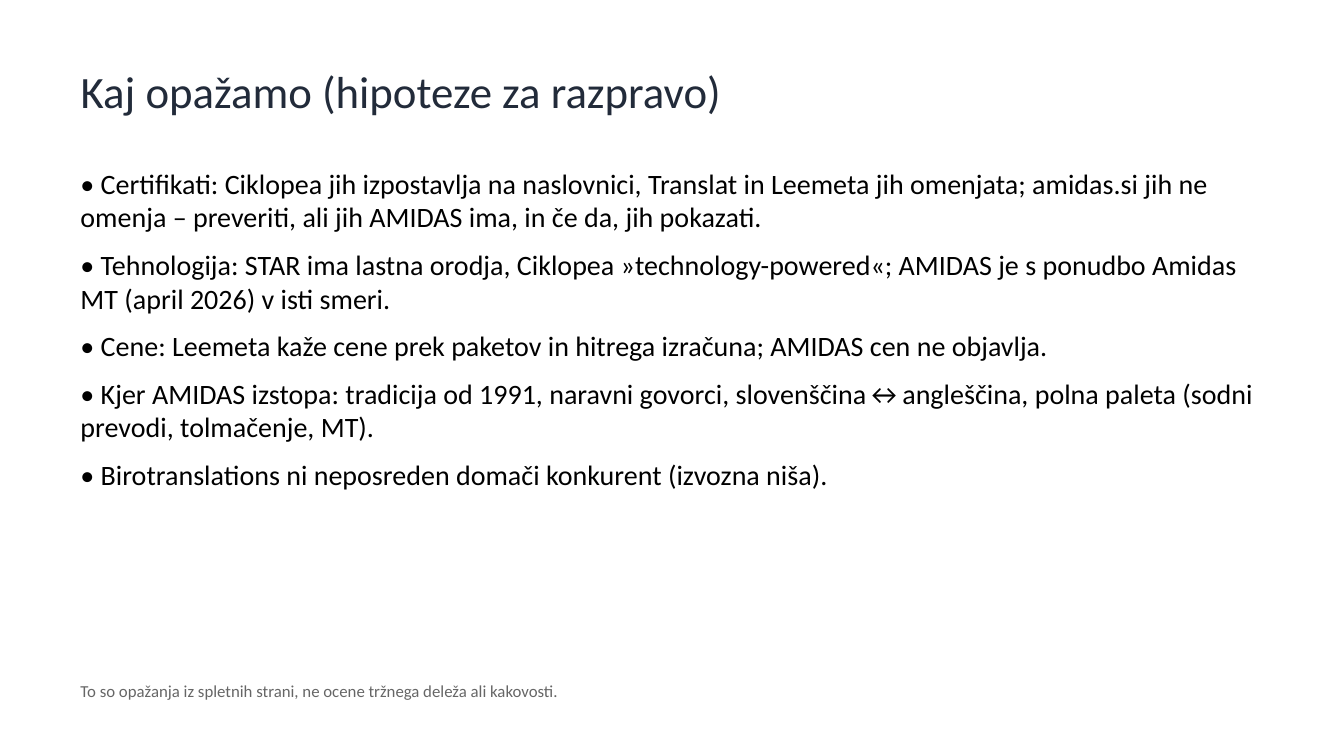
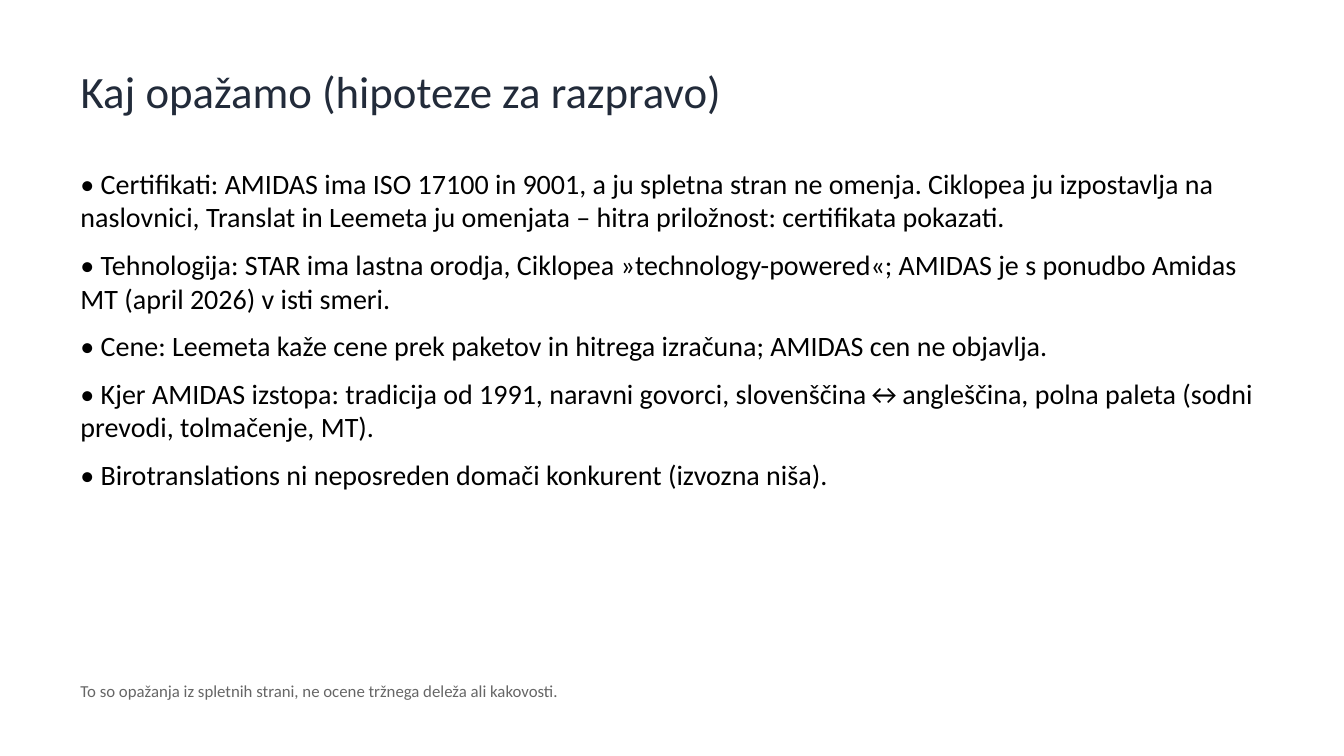
Before and after one commit to matjazambroz/github, a slide deck: slide 9 of analiza/analiza_konkurence_SI.pptx (slide 7 before the commit). Drawn at 1344x756 pixels with LibreOffice and Linux fonts; fonts in the diff are those of the drawing. Boxes give left, top, right and bottom in pixels: in the first picture for what was removed or moved away, otherwise in the second. Text is boxed around its words. In the diff, an @@ line names an element or a change of style, - is before the commit and + after.

```diff
--- a/analiza/analiza_konkurence_SI.pptx
+++ b/analiza/analiza_konkurence_SI.pptx
@@ text at (80, 174, 1213, 232): text changed @@
-• Certifikati: Ciklopea jih izpostavlja na naslovnici, Translat in Leemeta jih omenjata; amidas.si jih ne omenja – preveriti, ali jih AMIDAS ima, in če da, jih pokazati.
+• Certifikati: AMIDAS ima ISO 17100 in 9001, a ju spletna stran ne omenja. Ciklopea ju izpostavlja na naslovnici, Translat in Leemeta ju omenjata – hitra priložnost: certifikata pokazati.
```
Also in this commit, not shown: 4 other slides changed, 2 slides added, 1 other file.
